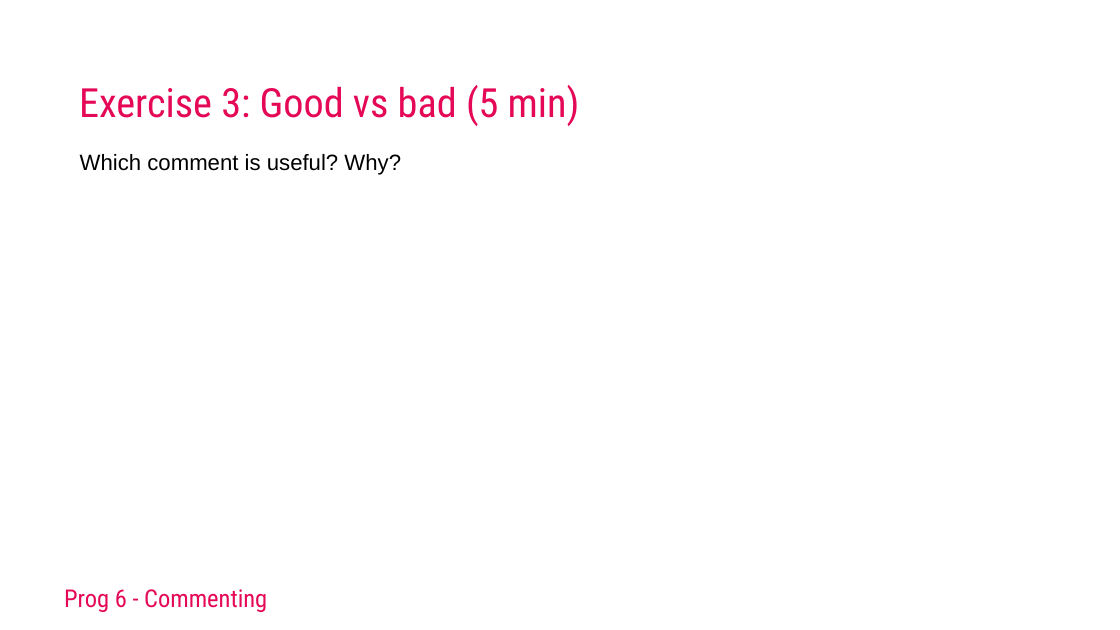
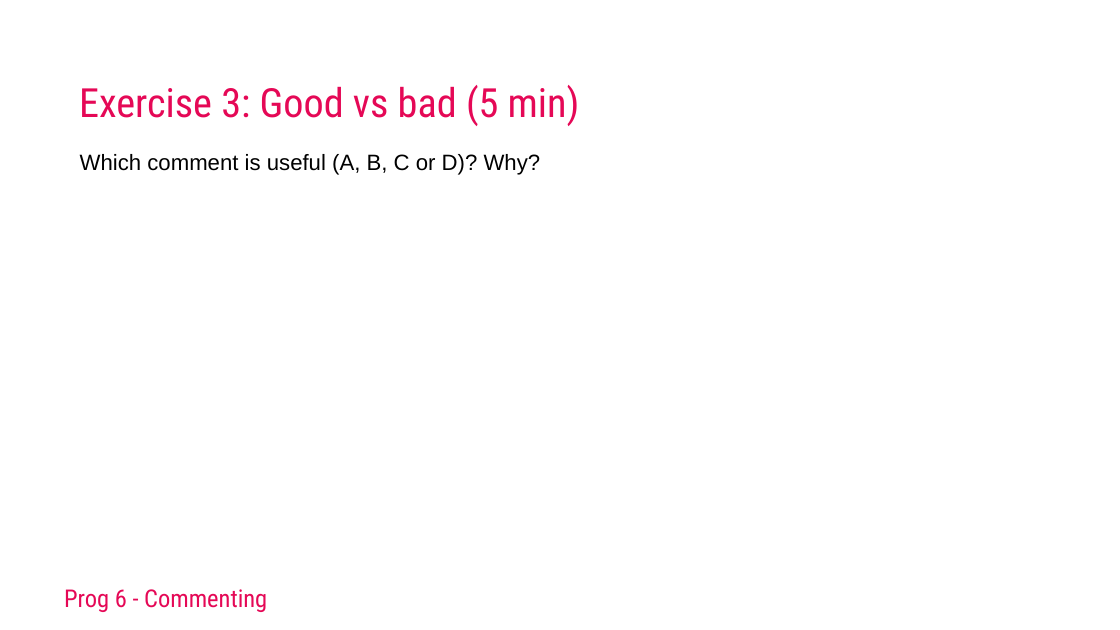
Before and after one commit to AEAEmbedded/ESE_PROG, a slide deck: slide 50 of Workshops/Commenting/Keynotes/Workshop Commenting 2025.pptx (slide 51 before the commit). Drawn at 1120x630 pixels with LibreOffice and Linux fonts; fonts in the diff are those of the drawing; background and template pictures are left out. Boxes give left, top, right and bottom in pixels: in the first picture for what was removed or moved away, otherwise in the second. Text is boxed around its words. In the diff, an @@ line names an element or a change of style, - is before the commit and + after.

```diff
--- a/Workshops/Commenting/Keynotes/Workshop Commenting 2025.pptx
+++ b/Workshops/Commenting/Keynotes/Workshop Commenting 2025.pptx
@@ text at (80,154,541,175): text changed @@
-Which comment is useful? Why?
+Which comment is useful (A, B, C or D)? Why?
```
Also in this commit, not shown: 2 other slides changed, 1 slide removed, 9 other files.
